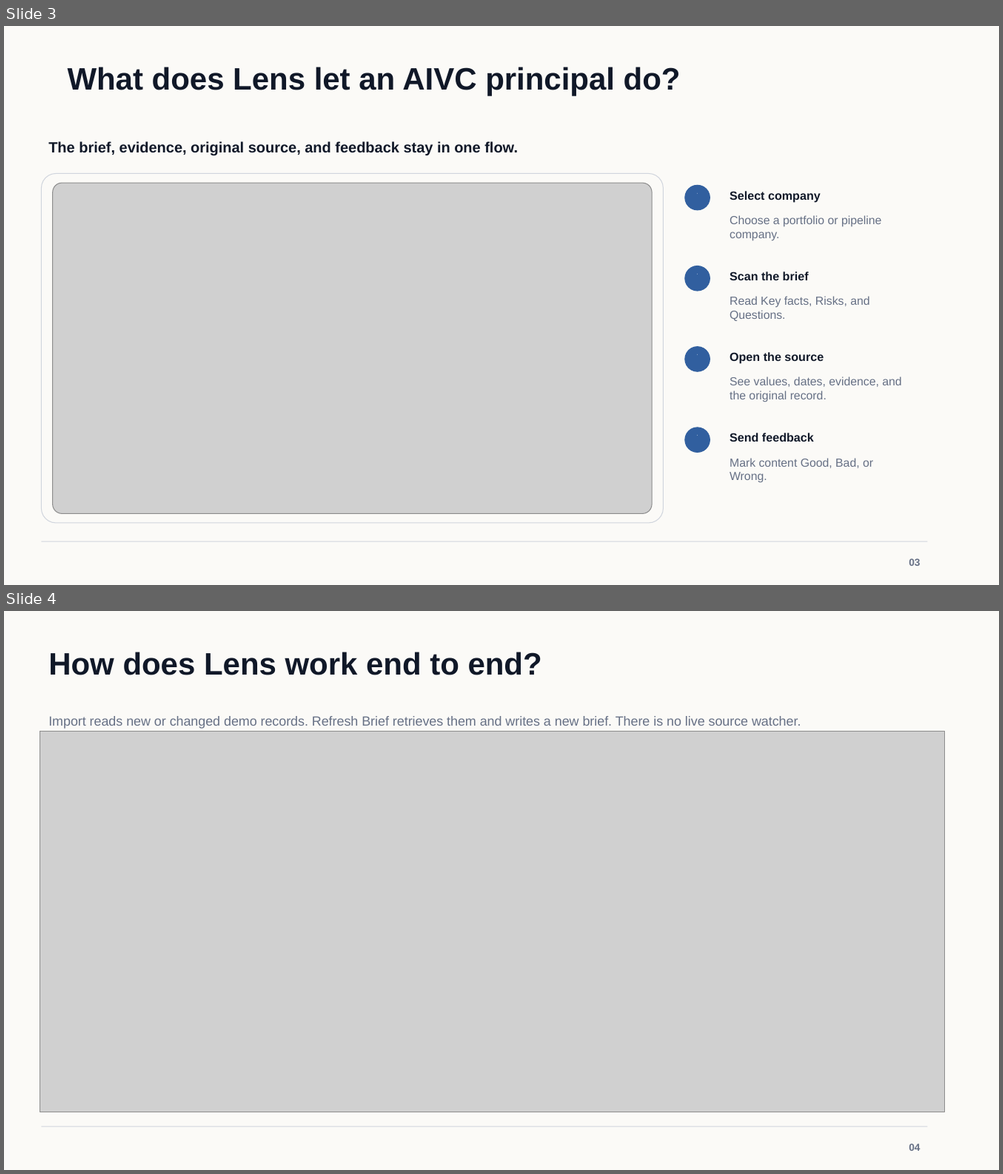
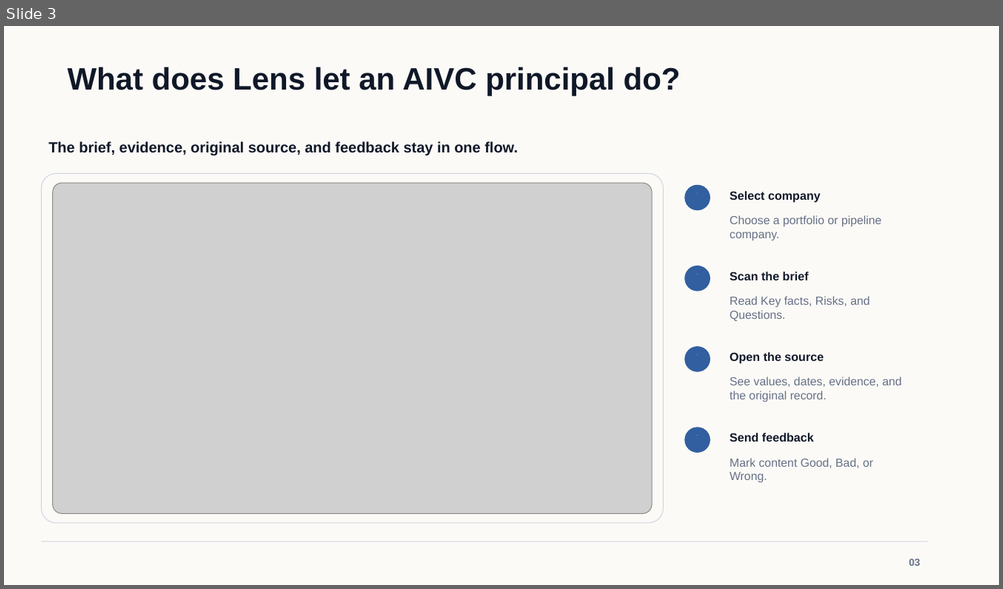
Before and after one commit to osuthorpe/LENS-POC, a slide deck: docs/AVIC-Portfolio-Intelligence-Brief.pptx. Shown one above the other, each under a label of ours: slides 3 and 4 before the commit, slide 3 after it. The pictures are 1003x1174 and 1003x589 pixels, drawn with LibreOffice and Linux fonts; fonts in the diff are those of the drawing; grey boxes stand for pictures. Boxes give left, top, right and bottom in pixels: in the first picture for what was removed or moved away, otherwise in the second. Text is boxed around its words. In the diff, an @@ line names an element or a change of style, - is before the commit and + after.

Commit message:
Clean the slide 4 architecture flow

```diff
--- a/docs/AVIC-Portfolio-Intelligence-Brief.pptx
+++ b/docs/AVIC-Portfolio-Intelligence-Brief.pptx
@@ slide 4 removed at [4, 611, 999, 1170], background #FBFAF7 @@
@@ text removed at [48, 652, 542, 675] @@
-How does Lens work end to end?
@@ text removed at [48, 716, 800, 729] @@
-Import reads new or changed demo records. Refresh Brief retrieves them and writes a new brief. There is no live source watcher.
@@ picture removed at [40, 731, 944, 1112] @@
@@ line removed from (41, 1128) to (928, 1128) @@
@@ text removed at [908, 1144, 919, 1151] @@
-04
```
Also in this commit, not shown: 1 slide added.
